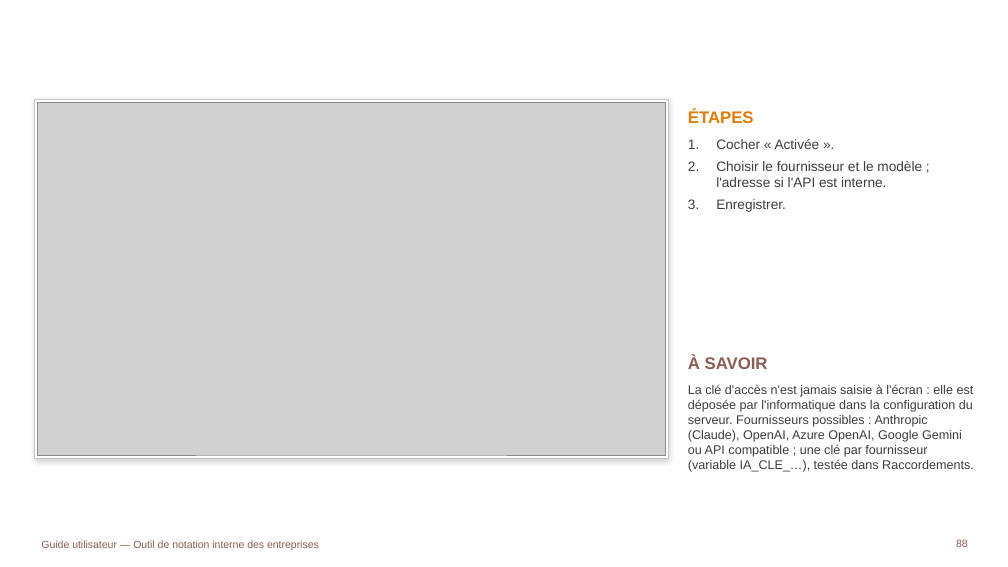
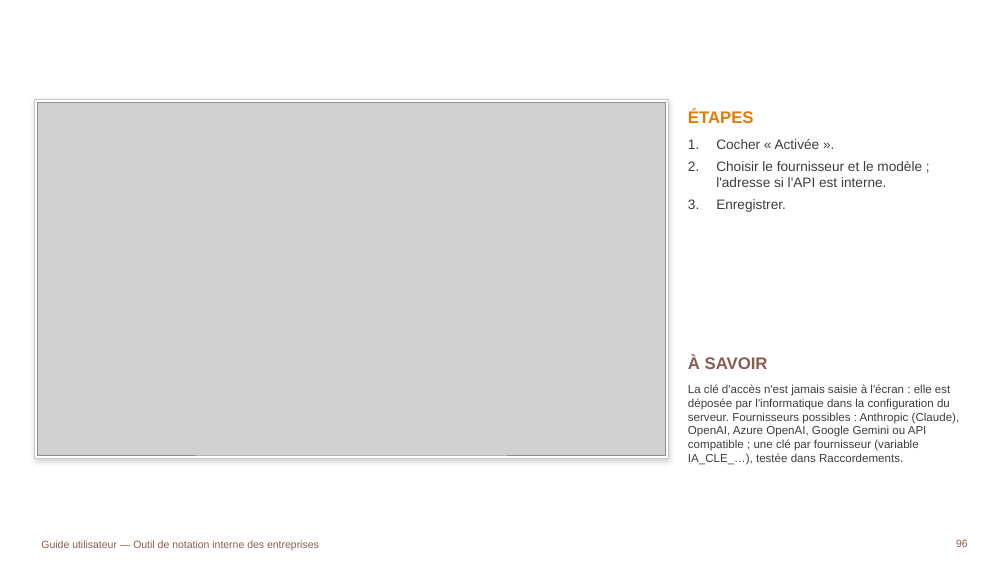
Before and after one commit to tariqeddoumi/Entreprise-scoring-cl, a slide deck: slide 96 of docs/guides/Guide_utilisateur_outil_notation.pptx (slide 88 before the commit). Drawn at 1008x567 pixels with LibreOffice and Linux fonts; fonts in the diff are those of the drawing; grey boxes stand for pictures; background and template pictures are left out. Boxes give left, top, right and bottom in pixels: in the first picture for what was removed or moved away, otherwise in the second. Text is boxed around its words. In the diff, an @@ line names an element or a change of style, - is before the commit and + after.

```diff
--- a/docs/guides/Guide_utilisateur_outil_notation.pptx
+++ b/docs/guides/Guide_utilisateur_outil_notation.pptx
@@ text "La clé d'accès n'est jamais ..." at [688, 384, 960, 465]: size 12 to 11 pt @@
@@ page number at [956, 539, 968, 547]: text changed @@
-88
+96
```
Also in this commit, not shown: 10 other slides changed, 8 slides added, 18 other files.
